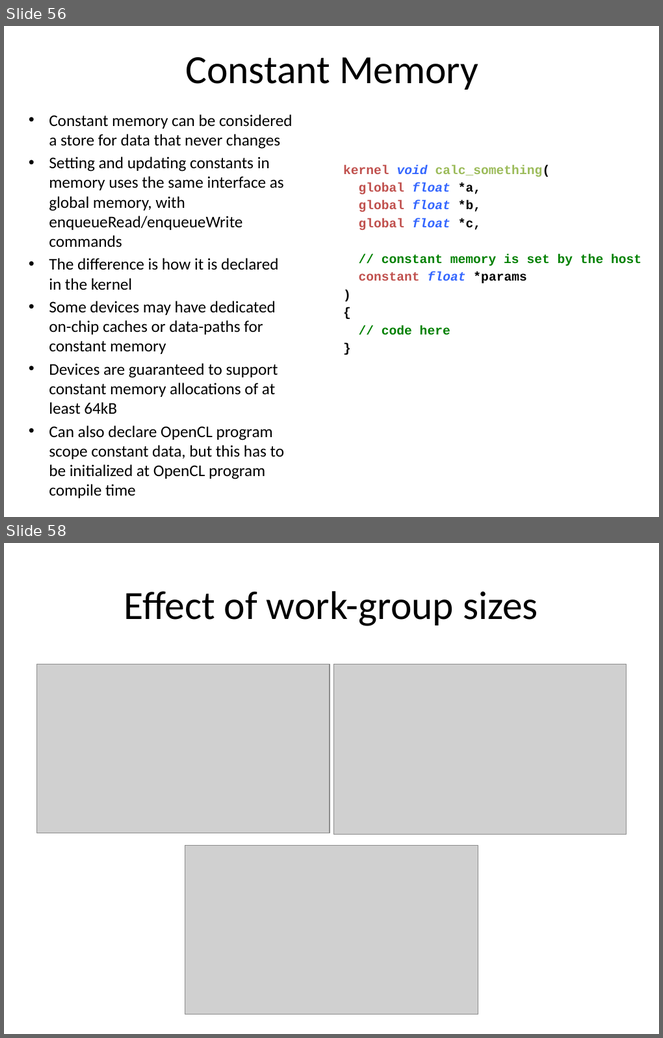
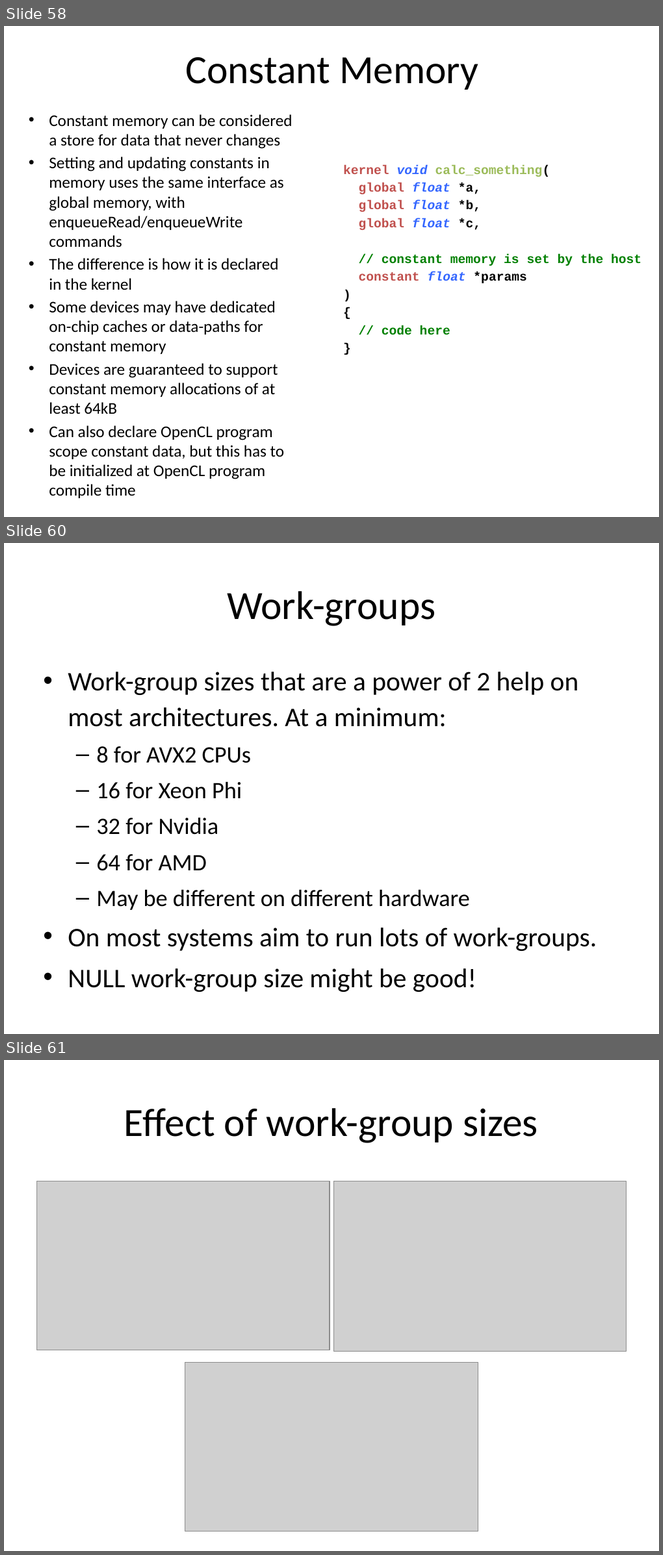
Before and after one commit to UoB-HPC/opencl-training-slides, a slide deck: advanced_part3.pptx. Shown one above the other, each under a label of ours: slides 56 and 58 before the commit, slides 58, 60 and 61 after it; the slides between them are not shown. The pictures are 663x1038 and 663x1555 pixels, drawn with LibreOffice and Linux fonts; fonts in the diff are those of the drawing; grey boxes stand for pictures. Boxes give left, top, right and bottom in pixels: in the first picture for what was removed or moved away, otherwise in the second. Text is boxed around its words. In the diff, an @@ line names an element or a change of style, - is before the commit and + after.

```diff
--- a/advanced_part3.pptx
+++ b/advanced_part3.pptx
@@ slide 60 added at (4, 543, 659, 1034), background #FFFFFF @@
@@ title added at (227, 591, 436, 626), 44 pt, text #000000 @@
+Work-groups
@@ text added at (68, 672, 597, 992), 29.6 pt, text #000000 @@
+• Work-group sizes that are a power of 2 help on most architectures. At a minimum:
+  – 8 for AVX2 CPUs
+  – 16 for Xeon Phi
+  – 32 for Nvidia
+  – 64 for AMD
+  – May be different on different hardware
+• On most systems aim to run lots of work-groups.
+• NULL work-group size might be good!
@@ what was slide 56 is now slide 58 @@
@@ what was slide 58 is now slide 61 @@
```
Also in this commit, not shown: 19 slides changed, 7 other slides added.
